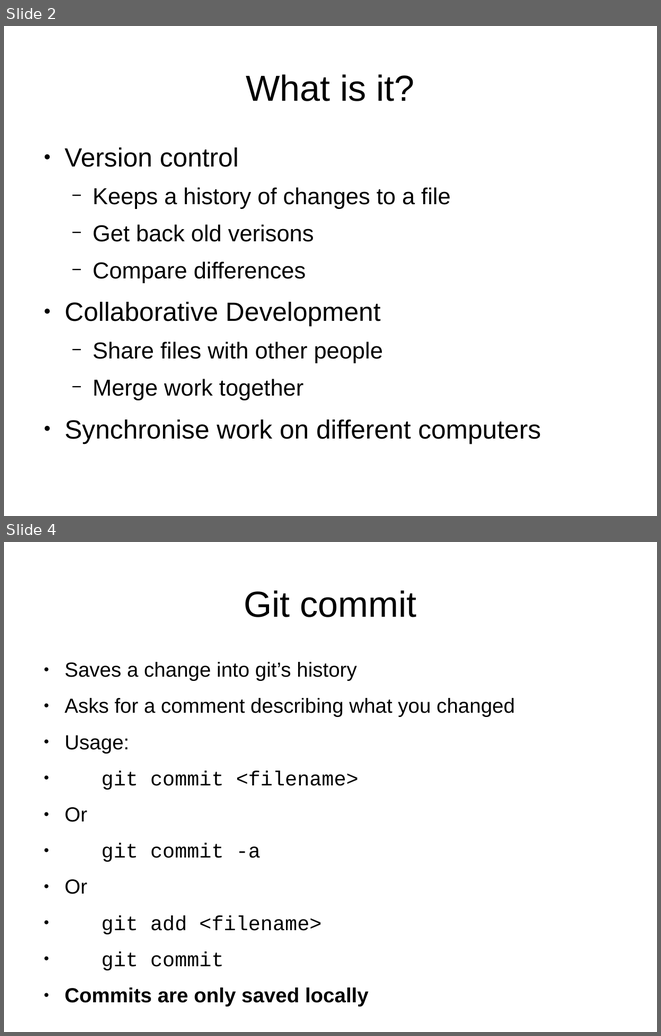
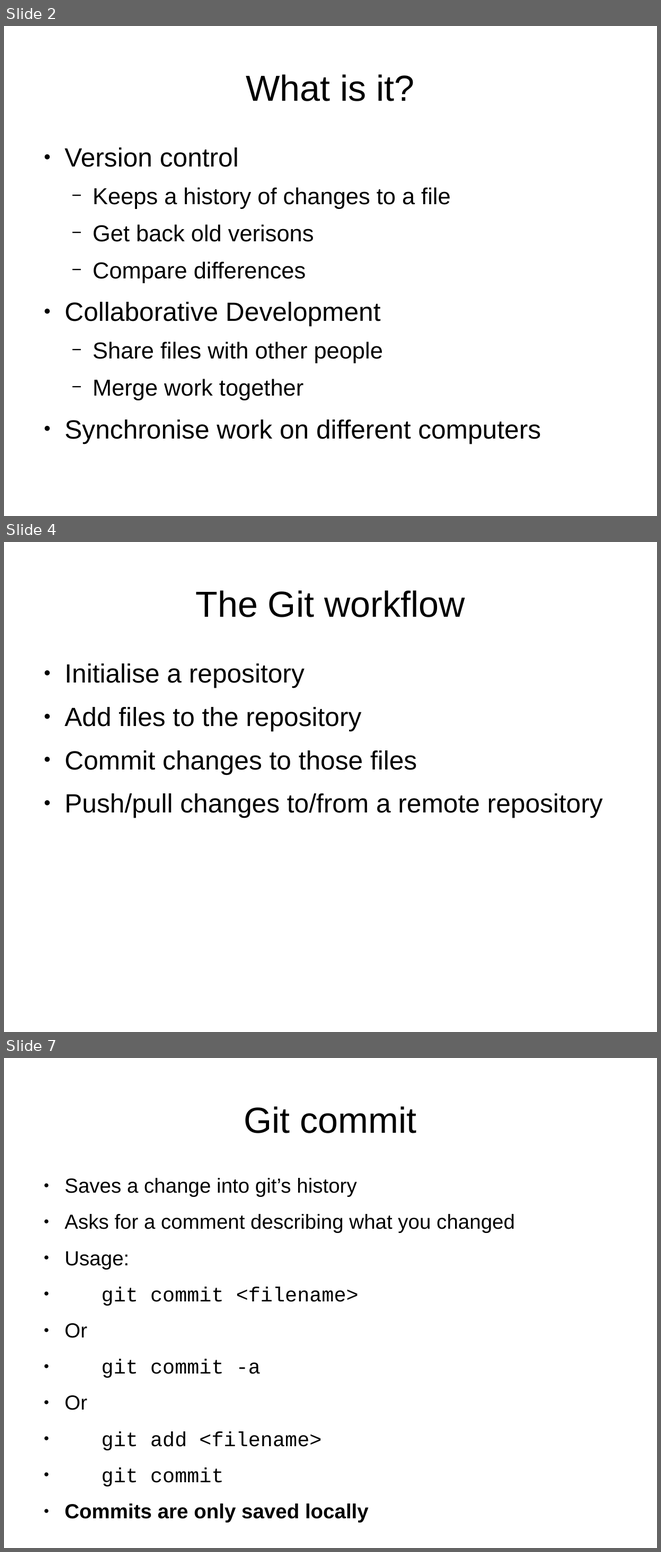
Before and after one commit to abersailbot/abersailbot.github.io, a slide deck: intro/Git Slides.odp. Shown one above the other, each under a label of ours: slides 2 and 4 before the commit, slides 2, 4 and 7 after it; the slides between them are not shown. The pictures are 661x1036 and 661x1552 pixels, drawn with LibreOffice and Linux fonts; fonts in the diff are those of the drawing. Boxes give left, top, right and bottom in pixels: in the first picture for what was removed or moved away, otherwise in the second. Text is boxed around its words. In the diff, an @@ line names an element or a change of style, - is before the commit and + after.

```diff
--- a/intro/Git Slides.odp
+++ b/intro/Git Slides.odp
@@ slide 4 added at <box>4,542,657,1032</box>, background #FFFFFF @@
@@ title added at <box>195,590,465,617</box>, 44 pt, text #000000 @@
+The Git workflow
@@ text added at <box>64,663,603,818</box>, 32 pt, text #000000 @@
+● Initialise a repository
+● Add files to the repository
+● Commit changes to those files
+● Push/pull changes to/from a remote repository
@@ what was slide 4 is now slide 7 @@
```
Also in this commit, not shown: 2 slides changed, 3 other slides added, 1 other file.
